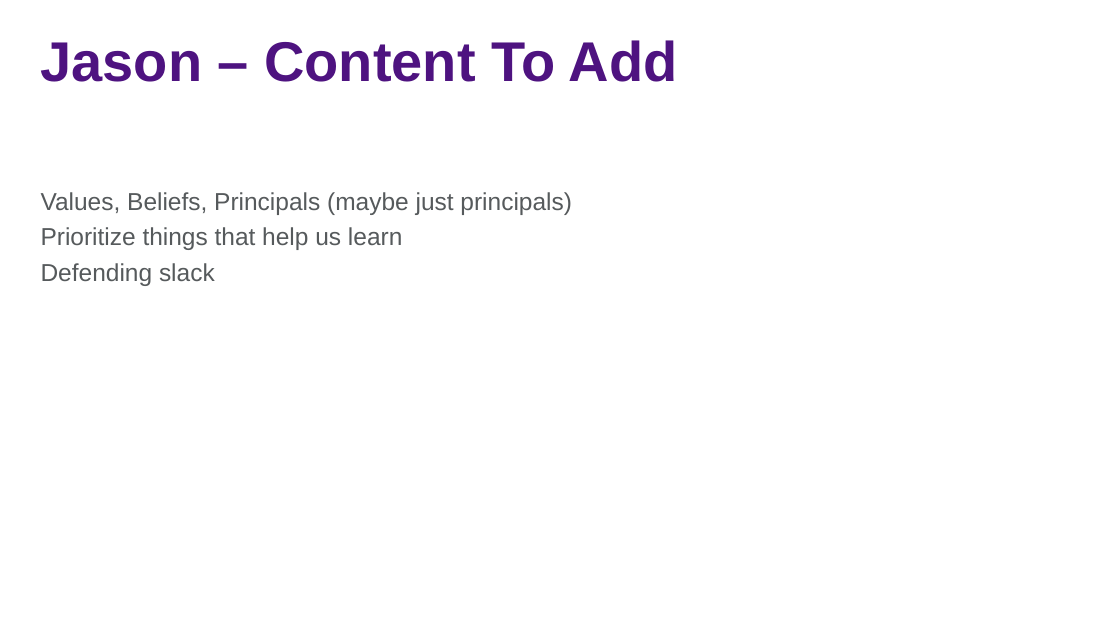
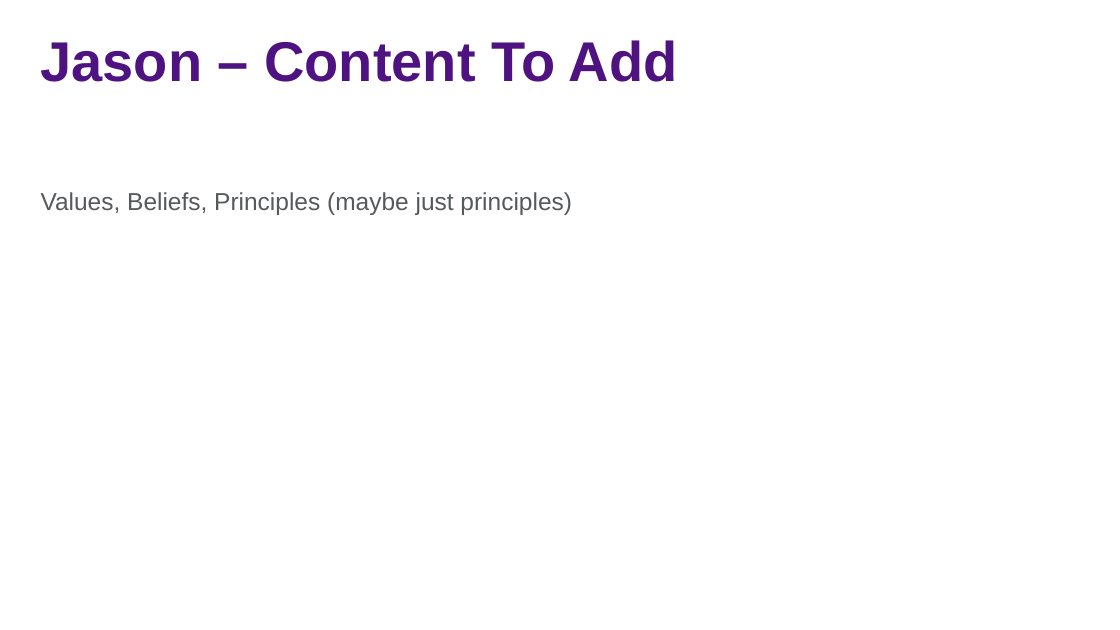
Before and after one commit to jasonjwood/presentations, a slide deck: slide 24 of InFusion2016 - Getting It Done - Jason Wood.pptx (slide 22 before the commit). Drawn at 1120x630 pixels with LibreOffice and Linux fonts; fonts in the diff are those of the drawing; background and template pictures are left out. Boxes give left, top, right and bottom in pixels: in the first picture for what was removed or moved away, otherwise in the second. Text is boxed around its words. In the diff, an @@ line names an element or a change of style, - is before the commit and + after.

```diff
--- a/InFusion2016 - Getting It Done - Jason Wood.pptx
+++ b/InFusion2016 - Getting It Done - Jason Wood.pptx
@@ text at [41,192,572,215]: text changed @@
-Values, Beliefs, Principals (maybe just principals)
-Prioritize things that help us learn
-Defending slack
+Values, Beliefs, Principles (maybe just principles)
```
Also in this commit, not shown: 6 other slides changed, 3 slides added, 1 slide removed.
